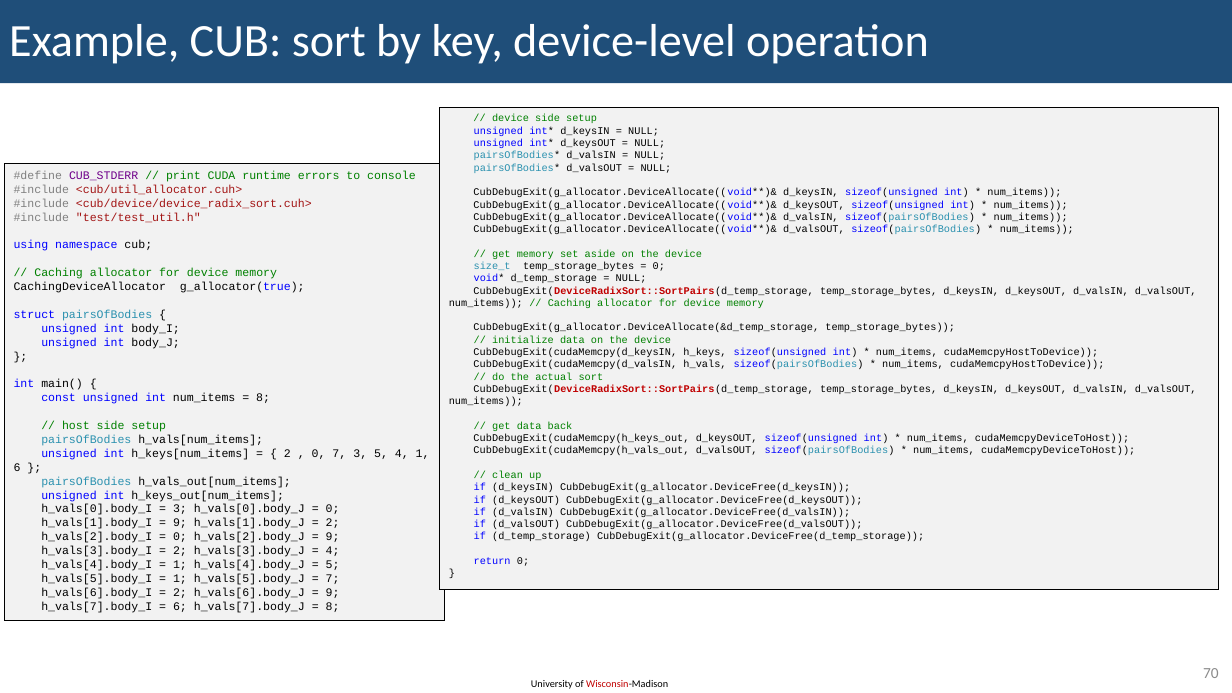
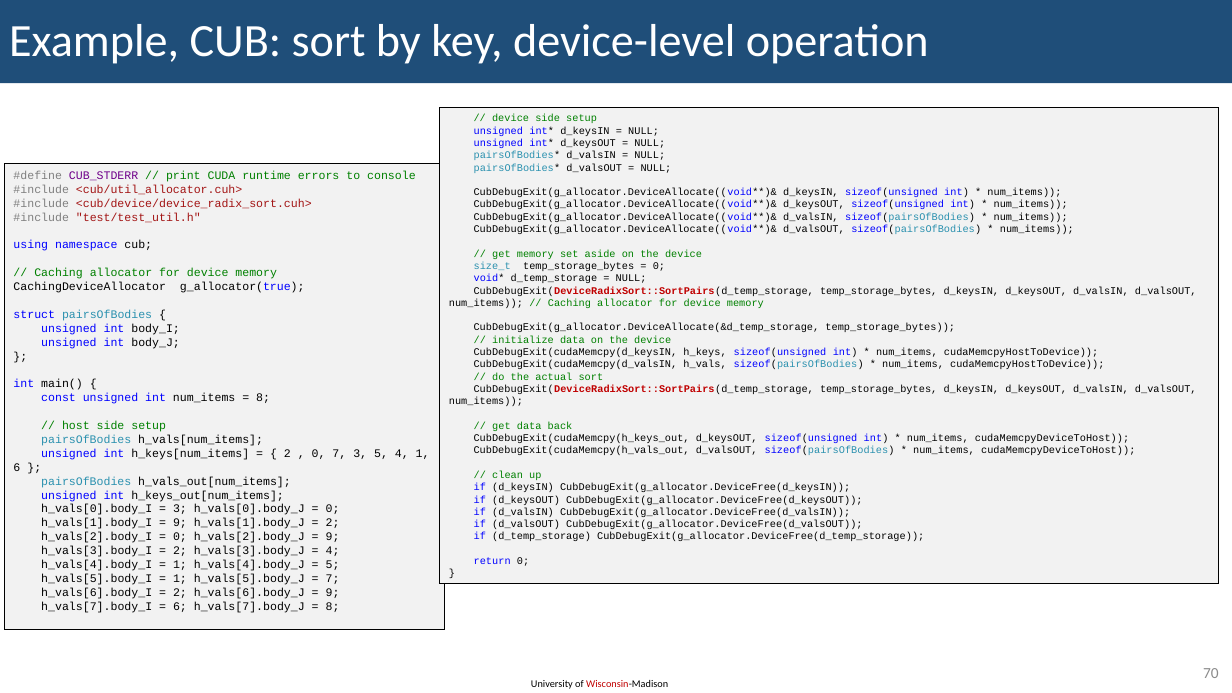
Before and after one commit to KennyKangMPC/CS-759, a slide deck: slide 70 of lecture_notes/lecture18_0305.pptx. Drawn at 1232x693 pixels with LibreOffice and Linux fonts; fonts in the diff are those of the drawing. Boxes give left, top, right and bottom in pixels: in the first picture for what was removed or moved away, otherwise in the second. Text is boxed around its words. In the diff, an @@ line names an element or a change of style, - is before the commit and + after.

```diff
--- a/lecture_notes/lecture18_0305.pptx
+++ b/lecture_notes/lecture18_0305.pptx
@@ rectangle "// device side setup": place and size @@
-rectangle "// device side setup" at bbox=[440, 107, 1219, 590]
+rectangle "// device side setup" at bbox=[440, 107, 1219, 584]
@@ rectangle "#define CUB_STDERR // print CUDA ...": place and size @@
-rectangle "#define CUB_STDERR // print CUDA ..." at bbox=[5, 164, 445, 621]
+rectangle "#define CUB_STDERR // print CUDA ..." at bbox=[5, 164, 445, 630]
```
Also in this commit, not shown: 71 other slides changed, 3 other files.
